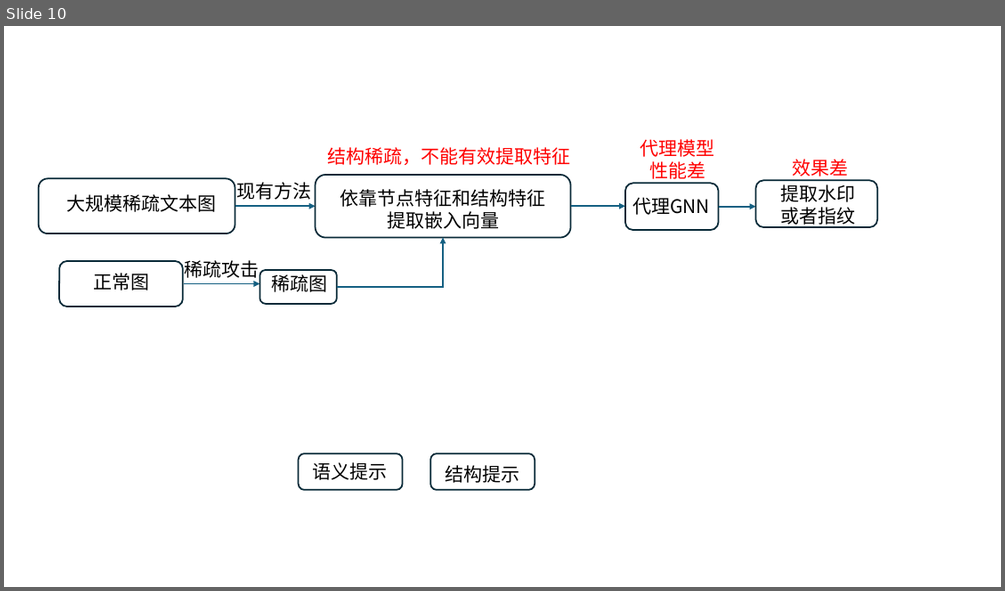
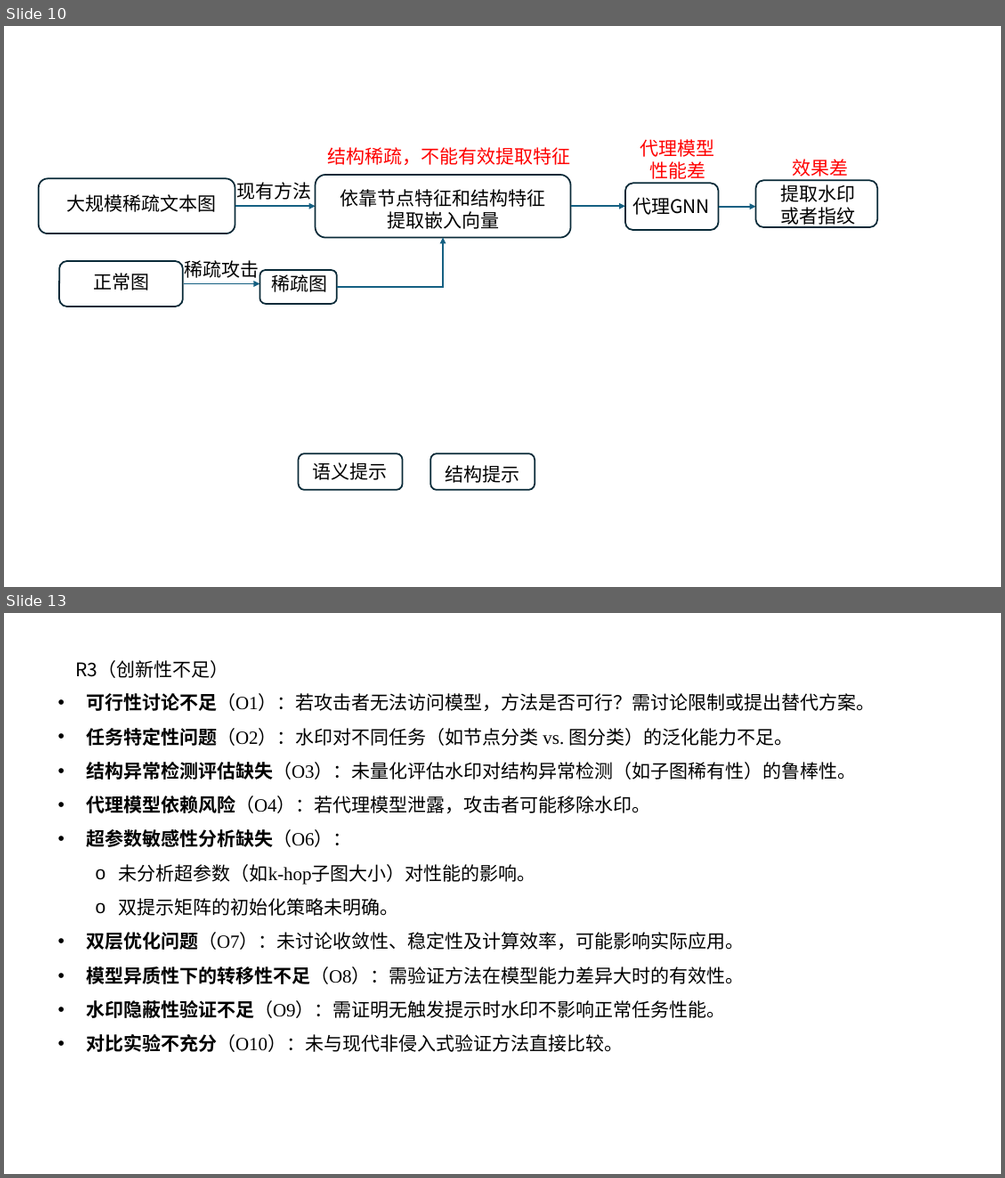
Before and after one commit to renhai1/text-graph-dov, a slide deck: 2025-08-14.pptx. Shown one above the other, each under a label of ours: slide 10 before the commit, slides 10 and 13 after it; the slides between them are not shown. The pictures are 1005x591 and 1005x1178 pixels, drawn with LibreOffice and Linux fonts; fonts in the diff are those of the drawing. Boxes give left, top, right and bottom in pixels: in the first picture for what was removed or moved away, otherwise in the second. Text is boxed around its words. In the diff, an @@ line names an element or a change of style, - is before the commit and + after.

```diff
--- a/2025-08-14.pptx
+++ b/2025-08-14.pptx
@@ slide 13 added at (4,613,1001,1174), background #FFFFFF @@
@@ text added at (75,660,228,678), 18 pt, text #000000 @@
+R3（创新性不足）
@@ text added at (86,693,875,1052), 18 pt, text #000000 @@
+• 可行性讨论不足（O1）：若攻击者无法访问模型，方法是否可行？需讨论限制或提出替代方案。
+• 任务特定性问题（O2）：水印对不同任务（如节点分类 vs. 图分类）的泛化能力不足。
+• 结构异常检测评估缺失（O3）：未量化评估水印对结构异常检测（如子图稀有性）的鲁棒性。
+• 代理模型依赖风险（O4）：若代理模型泄露，攻击者可能移除水印。
+• 超参数敏感性分析缺失（O6）：
+  o 未分析超参数（如k-hop子图大小）对性能的影响。
+  o 双提示矩阵的初始化策略未明确。
+• 双层优化问题（O7）：未讨论收敛性、稳定性及计算效率，可能影响实际应用。
+• 模型异质性下的转移性不足（O8）：需验证方法在模型能力差异大时的有效性。
+• 水印隐蔽性验证不足（O9）：需证明无触发提示时水印不影响正常任务性能。
+• 对比实验不充分（O10）：未与现代非侵入式验证方法直接比较。
```
Also in this commit, not shown: 2 other slides added, 1 other file.
